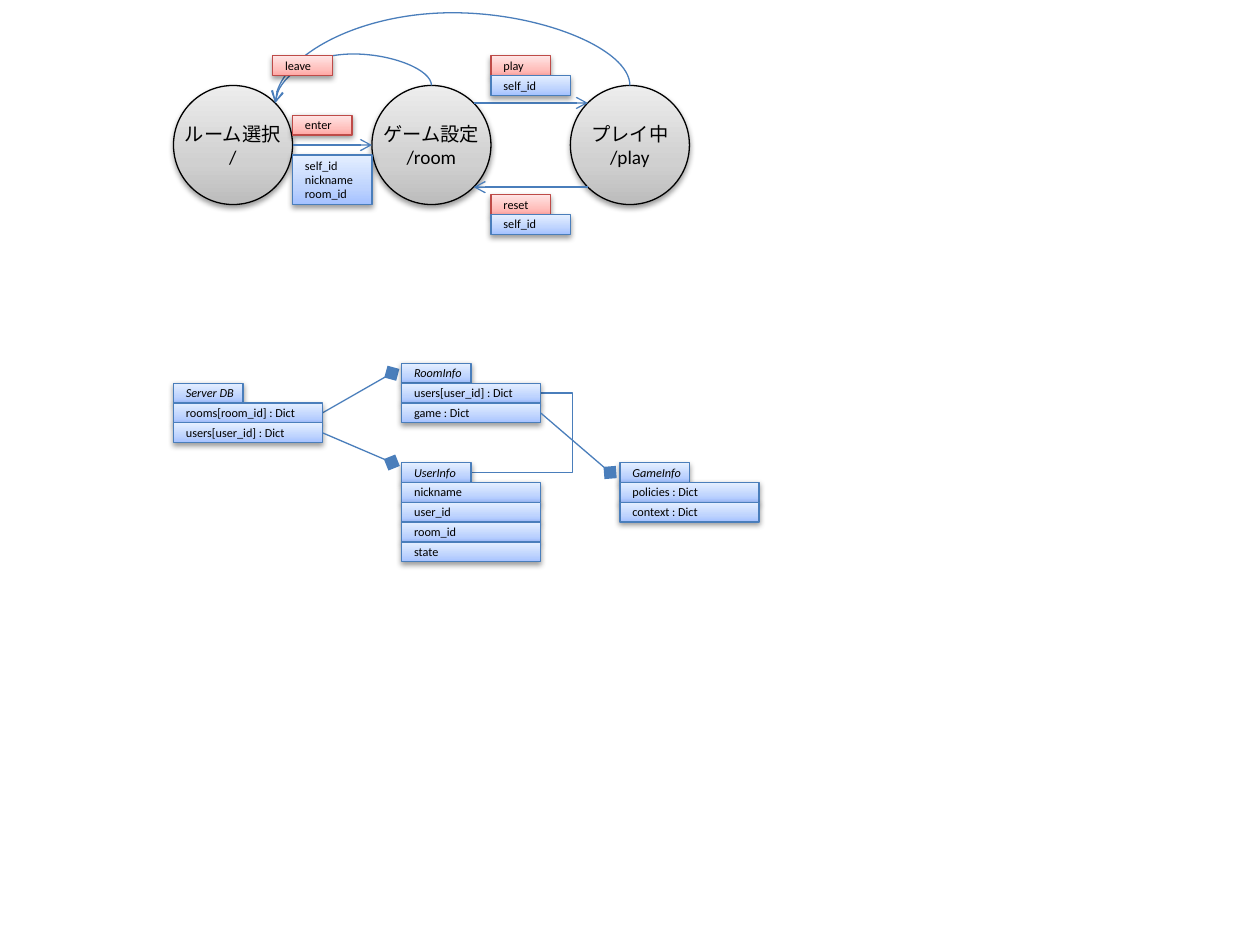
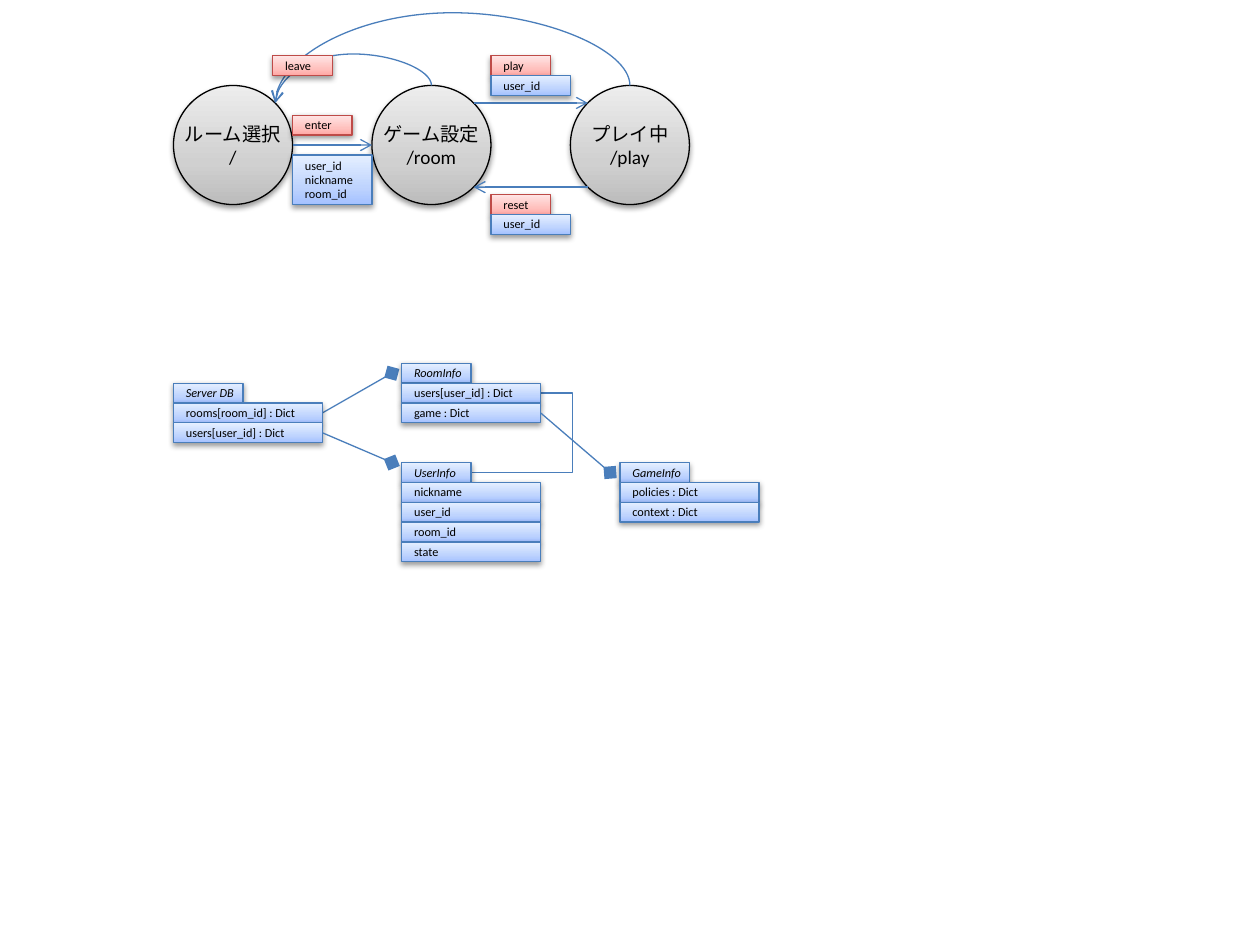
Before and after one commit to wys48/playing_card, a slide deck: slide 1 of doc/design.pptx. Drawn at 1260x945 pixels with LibreOffice and Linux fonts; fonts in the diff are those of the drawing. Boxes give left, top, right and bottom in pixels: in the first picture for what was removed or moved away, otherwise in the second. Text is boxed around its words. In the diff, an @@ line names an element or a change of style, - is before the commit and + after.

```diff
--- a/doc/design.pptx
+++ b/doc/design.pptx
@@ text in rectangle at (x1=503, y1=81, x2=540, y2=92): text changed @@
-self_id
+user_id
@@ text in rectangle at (x1=305, y1=161, x2=342, y2=172): text changed @@
-self_id
+user_id
@@ text in rectangle at (x1=503, y1=219, x2=540, y2=230): text changed @@
-self_id
+user_id
```
Also in this commit, not shown: 4 other files.
